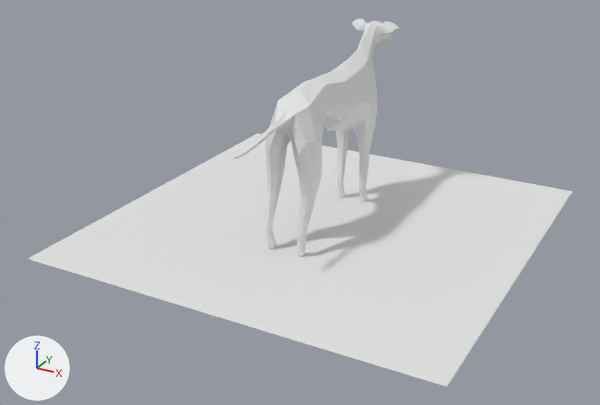
An edit to the Blender file Assets/FileDump/Blender/dog_01.blend, drawn before and after from the same camera.
Rendered twice from a 50 mm camera at (1.71, -3.35, 1.75) aimed at (-0.04, -0.17, 0.16). Lighting does not change. The marker at lower left points along +X, +Y and +Z.

The older version as bpy lines, for what is in view:
```python
me_cube_001 = bpy.data.meshes.new('Cube.001')
me_cube_001.from_pydata(...)  # 386 vertices, 362 faces; spans x -0.13..0.0, y -0.67..0.86, z -0.5..0.4
me_plane = bpy.data.meshes.new('Plane')
me_plane.from_pydata([(-1.0, -1.0, 0.0), (1.0, -1.0, 0.0), (-1.0, 1.0, 0.0), (1.0, 1.0, 0.0)], [], [(0, 1, 3, 2)])
ob_cube = bpy.data.objects.new('Cube', me_cube_001)
ob_cube.location = (0.0, -0.099, 0.505)
_m = ob_cube.modifiers.new('Mirror', 'MIRROR')
_m.use_clip = True
_m.mirror_object = ob_mirrortarget
ob_plane = bpy.data.objects.new('Plane', me_plane)
ob_plane.location = (0.0, 0.0, 0.0)
```
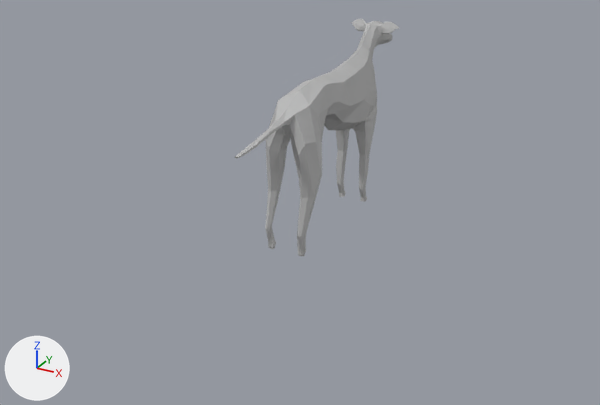
Boxes (x1, y1, x2, y2) around the edits, measured in the pictures (600 x 405 px):
'Plane', deleted
    before: (28, 133, 573, 387)
part 1 of me_cube_001, built on
    after: (236, 21, 399, 256)
part 2 of me_cube_001, recoloured
    before: (235, 19, 399, 256)
    after: (235, 19, 373, 249)

What changed in the scene script:
```text
Add mat_material:
    mat_material = principled_material('Material')
    mat_material.base_color = (0.5, 0.5, 0.5)  # grey #bcbcbc
Change me_cube_001:
    used by ob_cube; location = (0.0, -0.099, 0.505)
    remove me_cube_001.from_pydata(...)  # 386 vertices, 362 faces; spans x -0.13..0.0, y -0.67..0.86, z -0.5..0.4
    add me_cube_001.from_pydata(...)  # 711 vertices, 722 faces; spans x -0.13..0.13, y -0.67..0.86, z -0.5..0.4
    me_cube_001 part 1: 1 vertex removed from x 0.0, y 0.84, z 0.26; 326 vertices added at x 0.0..0.13, y -0.67..0.85, z -0.5..0.4
    me_cube_001 part 2: 358 faces spanning x -0.13..0.0, y -0.67..0.86, z -0.5..0.4 switch from no material to mat_material (grey #bcbcbc)
Change ob_cube:
    remove _m = ob_cube.modifiers.new('Mirror', 'MIRROR')
    remove _m.use_clip = True
    remove _m.mirror_object = ob_mirrortarget
Remove ob_plane:
    ob_plane = bpy.data.objects.new('Plane', me_plane)
    ob_plane.location = (0.0, 0.0, 0.0)
```
